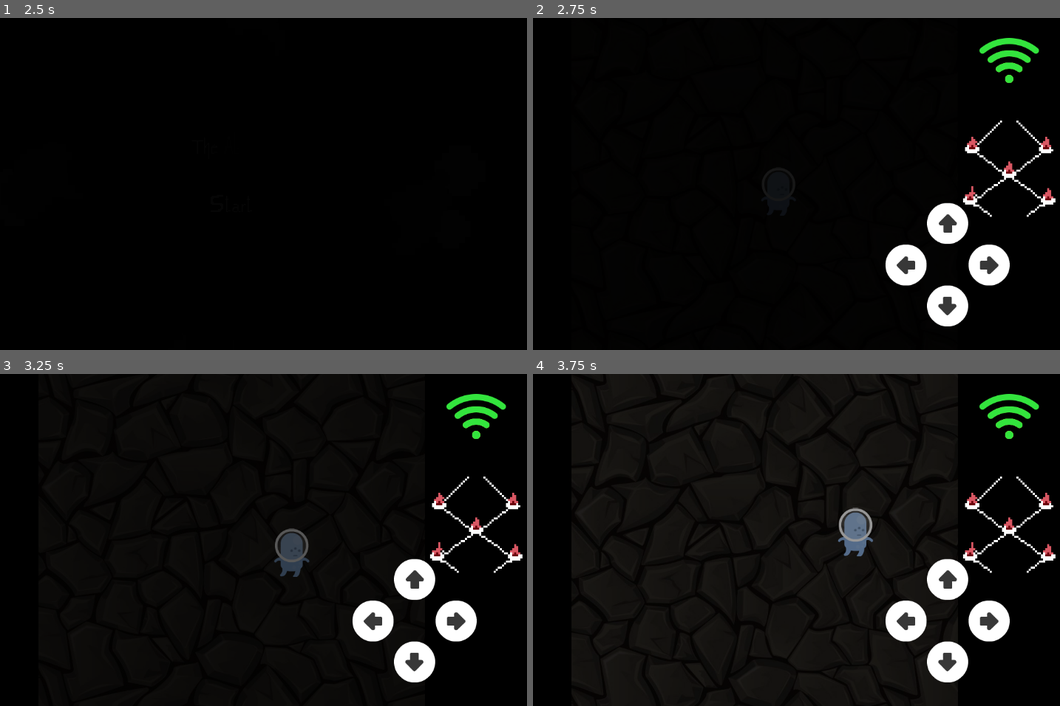
Above: before the commit, frames 1-4 (two rows, left to right).
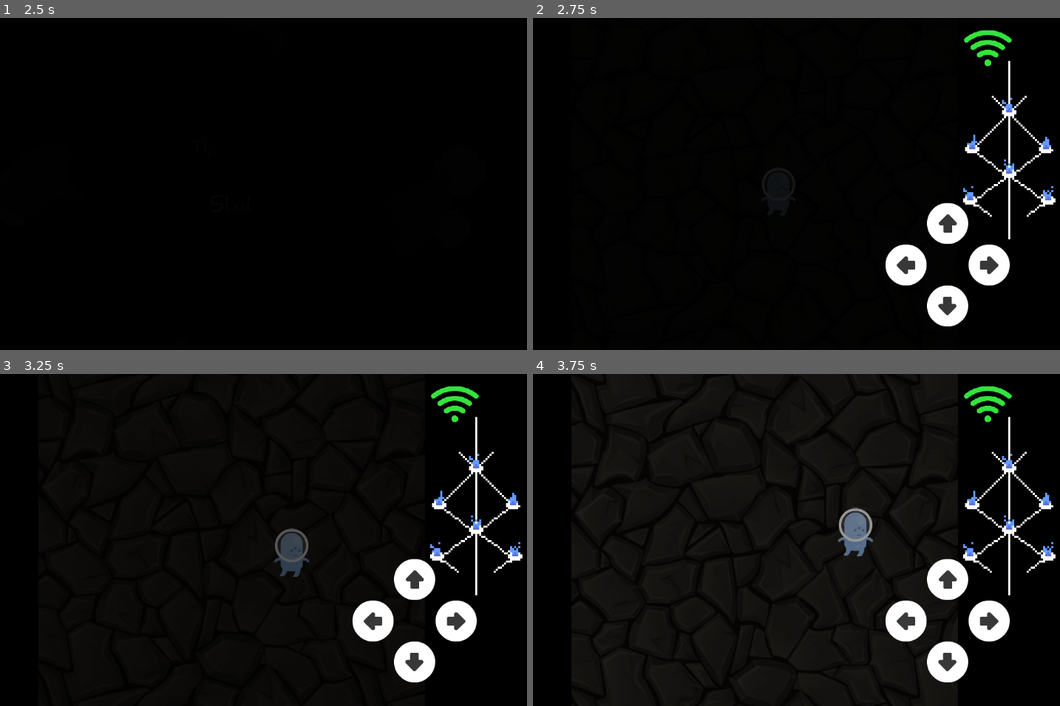
Above: after the commit, the same moments.

Repository: ManuelOteroFernandez/LudumDate55
Game: Godot game, scene res://Menus/SceneManager.tscn
Same seed, same stepped clock (60 frames per second), same inputs: the game is played once before the commit and once after it.
Inputs (mouse positions are in pixels of both pictures, inside the frame that each line leads up to):
- Up to frame 1 (2.5 s): click (231, 203) at 0.5 s; move the mouse to (363, 167) at 1.27 s; hold Right (ui_right) 1.28-2.03 s; move the mouse to (110, 200) at 2.02 s; hold Down (ui_down) from 2.03 s (still down)
- Up to frame 2 (2.75 s): keep holding Down (ui_down)
- Up to frame 3 (3.25 s): move the mouse to (289, 466) at 2.77 s; release Down (ui_down) at 2.78 s; hold Right (ui_right) from 2.78 s (still down)
- Up to frame 4 (3.75 s): move the mouse to (733, 606) at 3.52 s; release Right (ui_right) at 3.53 s; hold Up (ui_up) from 3.53 s (still down)

Frame 1 is identical in both runs. In frame 2, 1.4% of the frame differs, in the area x 81-99%, y 3-67%; in frame 3, 1.4%; in frame 4, 1.4%.

Commit message:
Complete animations rune counter

Diff:
--- a/UI/Runes/RunesCounter.gd
+++ b/UI/Runes/RunesCounter.gd
@@ -36,5 +36,5 @@
 		$AnimatedSprite2D.play("inv5Idle")
 	elif nRunes == 6:
 		$AnimatedSprite2D.play("inv6Idle")
-	if $AnimatedSprite2D.animation == "inv5Idle":
+	if $AnimatedSprite2D.animation == "inv6Idle":
 		get_tree().current_scene.go_to_win_screen()
--- a/UI/Runes/RunesCounter.tres
+++ b/UI/Runes/RunesCounter.tres
@@ -10,6 +10,8 @@
 [ext_resource type="Texture2D" uid="uid://cbndgik5cxk2i" path="res://UI/Runes/Inv4Idle.png" id="8_yfpck"]
 [ext_resource type="Texture2D" uid="uid://cc5dgifqyvs6b" path="res://UI/Runes/Inv5.png" id="9_2dvpa"]
 [ext_resource type="Texture2D" uid="uid://0sr6kpwcmtd1" path="res://UI/Runes/Inv5Idle.png" id="10_ewr7u"]
+[ext_resource type="Texture2D" uid="uid://dn3l42tnxmhso" path="res://UI/Runes/Inv6.png" id="11_lauoe"]
+[ext_resource type="Texture2D" uid="uid://dqt0y6ubv6xr3" path="res://UI/Runes/Inv6Idle.png" id="12_bkp2e"]
 
 [sub_resource type="AtlasTexture" id="AtlasTexture_rkyic"]
 atlas = ExtResource("1_7ms12")
@@ -529,6 +531,150 @@
 
 [sub_resource type="AtlasTexture" id="AtlasTexture_cokf1"]
 atlas = ExtResource("10_ewr7u")
+region = Rect2(384, 0, 128, 224)
+
+[sub_resource type="AtlasTexture" id="AtlasTexture_dfum5"]
+atlas = ExtResource("11_lauoe")
+region = Rect2(0, 0, 128, 224)
+
+[sub_resource type="AtlasTexture" id="AtlasTexture_mb220"]
+atlas = ExtResource("11_lauoe")
+region = Rect2(128, 0, 128, 224)
+
+[sub_resource type="AtlasTexture" id="AtlasTexture_p84l0"]
+atlas = ExtResource("11_lauoe")
+region = Rect2(256, 0, 128, 224)
+
+[sub_resource type="AtlasTexture" id="AtlasTexture_3y7vl"]
+atlas = ExtResource("11_lauoe")
+region = Rect2(384, 0, 128, 224)
+
+[sub_resource type="AtlasTexture" id="AtlasTexture_ns66o"]
+atlas = ExtResource("11_lauoe")
+region = Rect2(512, 0, 128, 224)
+
+[sub_resource type="AtlasTexture" id="AtlasTexture_6pu1l"]
+atlas = ExtResource("11_lauoe")
+region = Rect2(640, 0, 128, 224)
+
+[sub_resource type="AtlasTexture" id="AtlasTexture_37ys0"]
+atlas = ExtResource("11_lauoe")
+region = Rect2(768, 0, 128, 224)
+
+[sub_resource type="AtlasTexture" id="AtlasTexture_ouunu"]
+atlas = ExtResource("11_lauoe")
+region = Rect2(896, 0, 128, 224)
+
+[sub_resource type="AtlasTexture" id="AtlasTexture_k3qoc"]
+atlas = ExtResource("11_lauoe")
+region = Rect2(1024, 0, 128, 224)
+
+[sub_resource type="AtlasTexture" id="AtlasTexture_x01lf"]
+atlas = ExtResource("11_lauoe")
+region = Rect2(1152, 0, 128, 224)
+
+[sub_resource type="AtlasTexture" id="AtlasTexture_l14xg"]
+atlas = ExtResource("11_lauoe")
+region = Rect2(1280, 0, 128, 224)
+
+[sub_resource type="AtlasTexture" id="AtlasTexture_r6frh"]
+atlas = ExtResource("11_lauoe")
+region = Rect2(1408, 0, 128, 224)
+
+[sub_resource type="AtlasTexture" id="AtlasTexture_m4ogo"]
+atlas = ExtResource("11_lauoe")
+region = Rect2(1536, 0, 128, 224)
+
+[sub_resource type="AtlasTexture" id="AtlasTexture_upqfd"]
+atlas = ExtResource("11_lauoe")
+region = Rect2(1664, 0, 128, 224)
+
+[sub_resource type="AtlasTexture" id="AtlasTexture_ba8s6"]
+atlas = ExtResource("11_lauoe")
+region = Rect2(1792, 0, 128, 224)
+
+[sub_resource type="AtlasTexture" id="AtlasTexture_yv6p3"]
+atlas = ExtResource("11_lauoe")
+region = Rect2(1920, 0, 128, 224)
+
+[sub_resource type="AtlasTexture" id="AtlasTexture_gd33o"]
+atlas = ExtResource("11_lauoe")
+region = Rect2(2048, 0, 128, 224)
+
+[sub_resource type="AtlasTexture" id="AtlasTexture_mresp"]
+atlas = ExtResource("11_lauoe")
+region = Rect2(2176, 0, 128, 224)
+
+[sub_resource type="AtlasTexture" id="AtlasTexture_um4pk"]
+atlas = ExtResource("11_lauoe")
+region = Rect2(2304, 0, 128, 224)
+
+[sub_resource type="AtlasTexture" id="AtlasTexture_4tx88"]
+atlas = ExtResource("11_lauoe")
+region = Rect2(2432, 0, 128, 224)
+
+[sub_resource type="AtlasTexture" id="AtlasTexture_x8jn2"]
+atlas = ExtResource("11_lauoe")
+region = Rect2(2560, 0, 128, 224)
+
+[sub_resource type="AtlasTexture" id="AtlasTexture_hdwkm"]
+atlas = ExtResource("11_lauoe")
+region = Rect2(2688, 0, 128, 224)
+
+[sub_resource type="AtlasTexture" id="AtlasTexture_eei3y"]
+atlas = ExtResource("11_lauoe")
+region = Rect2(2816, 0, 128, 224)
+
+[sub_resource type="AtlasTexture" id="AtlasTexture_owjck"]
+atlas = ExtResource("11_lauoe")
+region = Rect2(2944, 0, 128, 224)
+
+[sub_resource type="AtlasTexture" id="AtlasTexture_5tued"]
+atlas = ExtResource("11_lauoe")
+region = Rect2(3072, 0, 128, 224)
+
+[sub_resource type="AtlasTexture" id="AtlasTexture_ukwa8"]
+atlas = ExtResource("11_lauoe")
+region = Rect2(3200, 0, 128, 224)
+
+[sub_resource type="AtlasTexture" id="AtlasTexture_m1ani"]
+atlas = ExtResource("11_lauoe")
+region = Rect2(3328, 0, 128, 224)
+
+[sub_resource type="AtlasTexture" id="AtlasTexture_0t18r"]
+atlas = ExtResource("11_lauoe")
+region = Rect2(3456, 0, 128, 224)
+
+[sub_resource type="AtlasTexture" id="AtlasTexture_ptnd1"]
+atlas = ExtResource("11_lauoe")
+region = Rect2(3584, 0, 128, 224)
+
+[sub_resource type="AtlasTexture" id="AtlasTexture_08quh"]
+atlas = ExtResource("11_lauoe")
+region = Rect2(3712, 0, 128, 224)
+
+[sub_resource type="AtlasTexture" id="AtlasTexture_c74oc"]
+atlas = ExtResource("11_lauoe")
+region = Rect2(3840, 0, 128, 224)
+
+[sub_resource type="AtlasTexture" id="AtlasTexture_746ng"]
+atlas = ExtResource("11_lauoe")
+region = Rect2(3968, 0, 128, 224)
+
+[sub_resource type="AtlasTexture" id="AtlasTexture_pouta"]
+atlas = ExtResource("12_bkp2e")
+region = Rect2(0, 0, 128, 224)
+
+[sub_resource type="AtlasTexture" id="AtlasTexture_hsokj"]
+atlas = ExtResource("12_bkp2e")
+region = Rect2(128, 0, 128, 224)
+
+[sub_resource type="AtlasTexture" id="AtlasTexture_bqjtv"]
+atlas = ExtResource("12_bkp2e")
+region = Rect2(256, 0, 128, 224)
+
+[sub_resource type="AtlasTexture" id="AtlasTexture_pcnj7"]
+atlas = ExtResource("12_bkp2e")
 region = Rect2(384, 0, 128, 224)
 
 [resource]
@@ -973,6 +1119,124 @@
 "name": &"inv5Idle",
 "speed": 5.0
 }, {
+"frames": [{
+"duration": 1.0,
+"texture": SubResource("AtlasTexture_dfum5")
+}, {
+"duration": 1.0,
+"texture": SubResource("AtlasTexture_mb220")
+}, {
+"duration": 1.0,
+"texture": SubResource("AtlasTexture_p84l0")
+}, {
+"duration": 1.0,
+"texture": SubResource("AtlasTexture_3y7vl")
+}, {
+"duration": 1.0,
+"texture": SubResource("AtlasTexture_ns66o")
+}, {
+"duration": 1.0,
+"texture": SubResource("AtlasTexture_6pu1l")
+}, {
+"duration": 1.0,
+"texture": SubResource("AtlasTexture_37ys0")
+}, {
+"duration": 1.0,
+"texture": SubResource("AtlasTexture_ouunu")
+}, {
+"duration": 1.0,
+"texture": SubResource("AtlasTexture_k3qoc")
+}, {
+"duration": 1.0,
+"texture": SubResource("AtlasTexture_x01lf")
+}, {
+"duration": 1.0,
+"texture": SubResource("AtlasTexture_l14xg")
+}, {
+"duration": 1.0,
+"texture": SubResource("AtlasTexture_r6frh")
+}, {
+"duration": 1.0,
+"texture": SubResource("AtlasTexture_m4ogo")
+}, {
+"duration": 1.0,
+"texture": SubResource("AtlasTexture_upqfd")
+}, {
+"duration": 1.0,
+"texture": SubResource("AtlasTexture_ba8s6")
+}, {
+"duration": 1.0,
+"texture": SubResource("AtlasTexture_yv6p3")
+}, {
+"duration": 1.0,
+"texture": SubResource("AtlasTexture_gd33o")
+}, {
+"duration": 1.0,
+"texture": SubResource("AtlasTexture_mresp")
+}, {
+"duration": 1.0,
+"texture": SubResource("AtlasTexture_um4pk")
+}, {
+"duration": 1.0,
+"texture": SubResource("AtlasTexture_4tx88")
+}, {
+"duration": 1.0,
+"texture": SubResource("AtlasTexture_x8jn2")
+}, {
+"duration": 1.0,
+"texture": SubResource("AtlasTexture_hdwkm")
+}, {
+"duration": 1.0,
+"texture": SubResource("AtlasTexture_eei3y")
+}, {
+"duration": 1.0,
+"texture": SubResource("AtlasTexture_owjck")
+}, {
+"duration": 1.0,
+"texture": SubResource("AtlasTexture_5tued")
+}, {
+"duration": 1.0,
+"texture": SubResource("AtlasTexture_ukwa8")
+}, {
+"duration": 1.0,
+"texture": SubResource("AtlasTexture_m1ani")
+}, {
+"duration": 1.0,
+"texture": SubResource("AtlasTexture_0t18r")
+}, {
+"duration": 1.0,
+"texture": SubResource("AtlasTexture_ptnd1")
+}, {
+"duration": 1.0,
+"texture": SubResource("AtlasTexture_08quh")
+}, {
+"duration": 1.0,
+"texture": SubResource("AtlasTexture_c74oc")
+}, {
+"duration": 1.0,
+"texture": SubResource("AtlasTexture_746ng")
+}],
+"loop": true,
+"name": &"inv6",
+"speed": 5.0
+}, {
+"frames": [{
+"duration": 1.0,
+"texture": SubResource("AtlasTexture_pouta")
+}, {
+"duration": 1.0,
+"texture": SubResource("AtlasTexture_hsokj")
+}, {
+"duration": 1.0,
+"texture": SubResource("AtlasTexture_bqjtv")
+}, {
+"duration": 1.0,
+"texture": SubResource("AtlasTexture_pcnj7")
+}],
+"loop": true,
+"name": &"inv6Idle",
+"speed": 5.0
+}, {
 "frames": [],
 "loop": false,
 "name": &"new_animation",
--- a/UI/Runes/RunesCounter.tscn
+++ b/UI/Runes/RunesCounter.tscn
@@ -11,6 +11,6 @@
 [node name="AnimatedSprite2D" type="AnimatedSprite2D" parent="."]
 scale = Vector2(2, 2)
 sprite_frames = ExtResource("2_brnjf")
-animation = &"inv5Idle"
+animation = &"inv6Idle"
 
 [connection signal="animation_finished" from="AnimatedSprite2D" to="." method="_on_animated_sprite_2d_animation_finished"]
--- a/UI/life/Life.tscn
+++ b/UI/life/Life.tscn
@@ -16,17 +16,21 @@
 script = ExtResource("1_wmswi")
 
 [node name="Life1" type="Sprite2D" parent="."]
+scale = Vector2(0.8, 0.8)
 texture = ExtResource("2_ncwal")
 centered = false
 
 [node name="Life2" type="Sprite2D" parent="."]
+scale = Vector2(0.8, 0.8)
 texture = ExtResource("3_fugbv")
 centered = false
 
 [node name="Life3" type="Sprite2D" parent="."]
+scale = Vector2(0.8, 0.8)
 texture = ExtResource("4_gilc0")
 centered = false
 
 [node name="Life4" type="Sprite2D" parent="."]
+scale = Vector2(0.8, 0.8)
 texture = ExtResource("5_biefm")
 centered = false
--- a/game.tscn
+++ b/game.tscn
@@ -64,10 +64,10 @@
 
 [node name="Life" parent="CanvasLayer" instance=ExtResource("9_x82kn")]
 z_index = 10
-offset_left = 989.0
-offset_top = 17.0
-offset_right = -31.0
-offset_bottom = -485.0
+offset_left = 960.0
+offset_top = 6.0
+offset_right = -56.0
+offset_bottom = -506.0
 
 [node name="Control" parent="CanvasLayer" instance=ExtResource("11_f3b0r")]
 anchors_preset = 6
--- a/lost_screen.tscn
+++ b/lost_screen.tscn
@@ -32,7 +32,7 @@
 text = "GAME OVER!"
 
 [node name="AnimatedSprite2D" type="AnimatedSprite2D" parent="."]
-position = Vector2(570, 288)
+position = Vector2(570, 282)
 scale = Vector2(2, 2)
 sprite_frames = ExtResource("4_aucrw")
 animation = &"new_animation"
--- a/win_screen.tscn
+++ b/win_screen.tscn
@@ -56,7 +56,8 @@
 position = Vector2(570, 282)
 scale = Vector2(2, 2)
 sprite_frames = ExtResource("4_rnk51")
-animation = &"inv5Idle"
+animation = &"inv6Idle"
+frame_progress = 0.405091
 
 [connection signal="pressed" from="TextureButton" to="." method="_on_back_to_menu"]
 [connection signal="pressed" from="TextureButton/TouchScreenButton" to="." method="_on_back_to_menu"]
Binary file added: UI/Runes/Inv6.png
Not shown, added: UI/Runes/Inv6.png.import
Binary file added: UI/Runes/Inv6Idle.png
Not shown, added: UI/Runes/Inv6Idle.png.import
Not shown: 1 places in UI/Runes/RunesCounter.tres that only renumber resources
